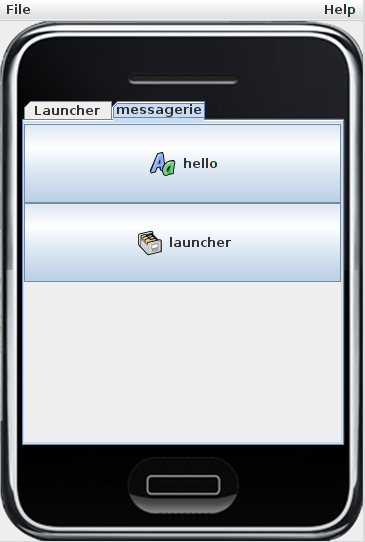
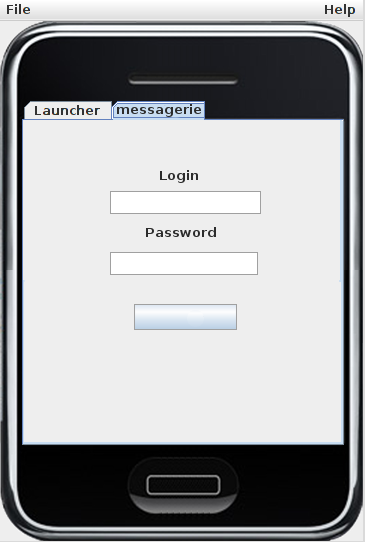
The second 365 x 542 image is a revision of the first. Changes to its layers:
added layer "Bouton Valider" above "Champs" over [134, 304, 237, 330]
added layer "Champs" above "Password" over [110, 191, 261, 275]
added layer "Password" above "Login" over [146, 227, 216, 237]
added layer "Login" above "Onglet" over [160, 170, 198, 183]
painted on "Arrière-plan" over [23, 120, 342, 282]
